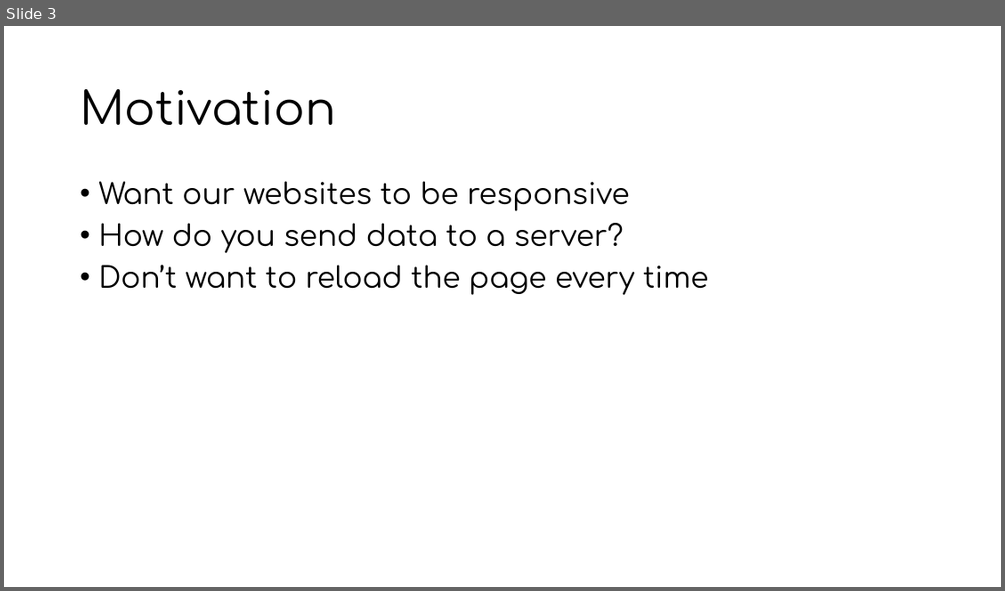
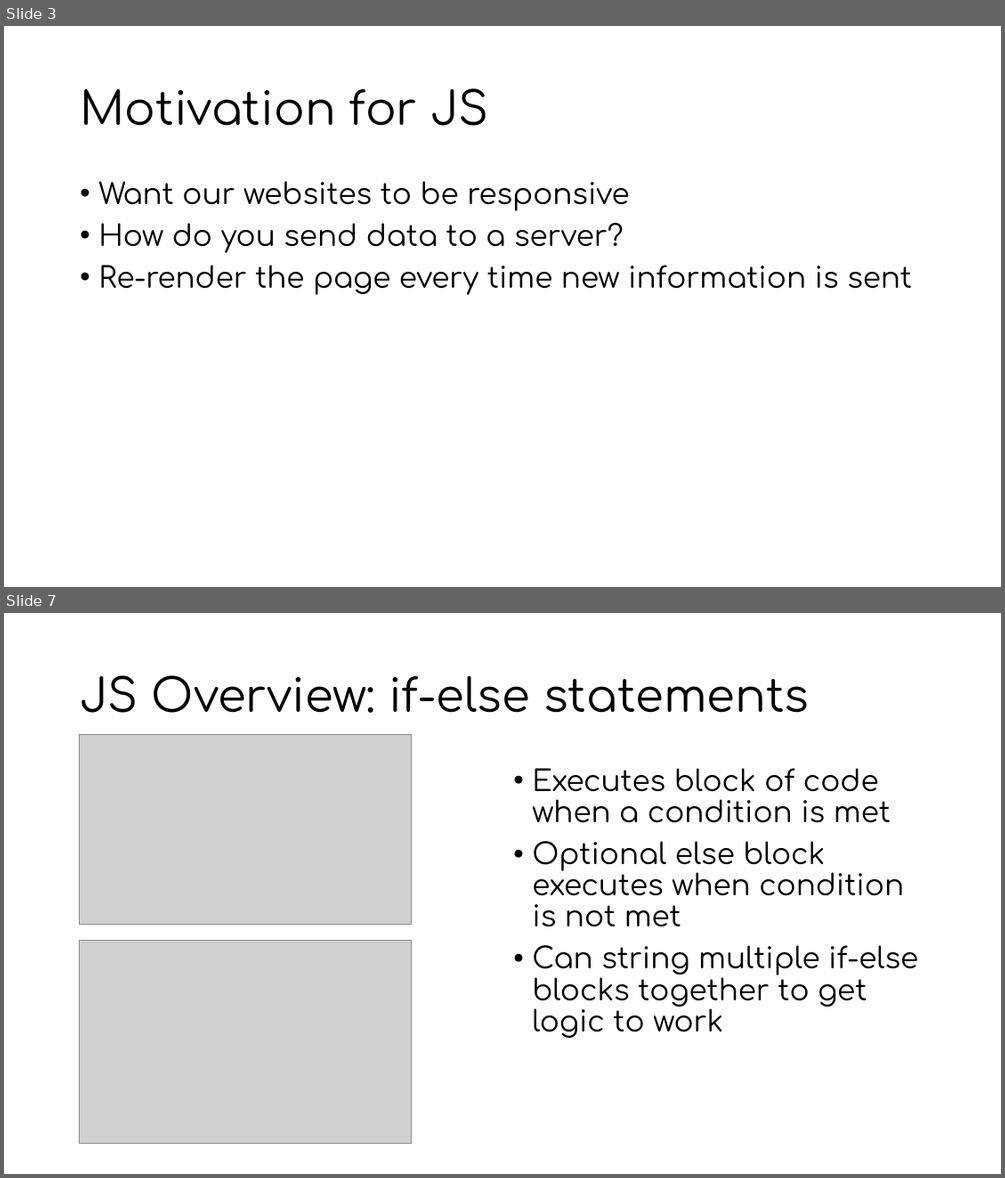
Before and after one commit to MiBioSoft2017/2017FallBootCamp, a slide deck: Javascript/JS Tutorial.pptx. Shown one above the other, each under a label of ours: slide 3 before the commit, slides 3 and 7 after it; the slides between them are not shown. The pictures are 1005x591 and 1005x1178 pixels, drawn with LibreOffice and Linux fonts; fonts in the diff are those of the drawing; grey boxes stand for pictures. Boxes give left, top, right and bottom in pixels: in the first picture for what was removed or moved away, otherwise in the second. Text is boxed around its words. In the diff, an @@ line names an element or a change of style, - is before the commit and + after.

```diff
--- a/Javascript/JS Tutorial.pptx
+++ b/Javascript/JS Tutorial.pptx
@@ slide 7 added at bbox=[4, 613, 1001, 1174], background #FFFFFF @@
@@ title added at bbox=[80, 675, 809, 713], 44 pt, text #000000 @@
+JS Overview: if-else statements
@@ picture added at bbox=[80, 735, 412, 925] @@
@@ text added at bbox=[532, 768, 918, 1038], 28 pt, text #000000 @@
+• Executes block of code when a condition is met
+• Optional else block executes when condition is not met
+• Can string multiple if-else blocks together to get logic to work
@@ picture added at bbox=[80, 941, 412, 1143] @@
@@ slide 3 changed as well @@
@@ title at bbox=[80, 88, 488, 126]: text changed @@
-Motivation
+Motivation for JS
@@ text at bbox=[98, 265, 912, 295]: text changed @@
-• Don’t want to reload the page every time
+• Re-render the page every time new information is sent
```
Also in this commit, not shown: 3 other slides changed, 12 other slides added, 2 slides removed.
